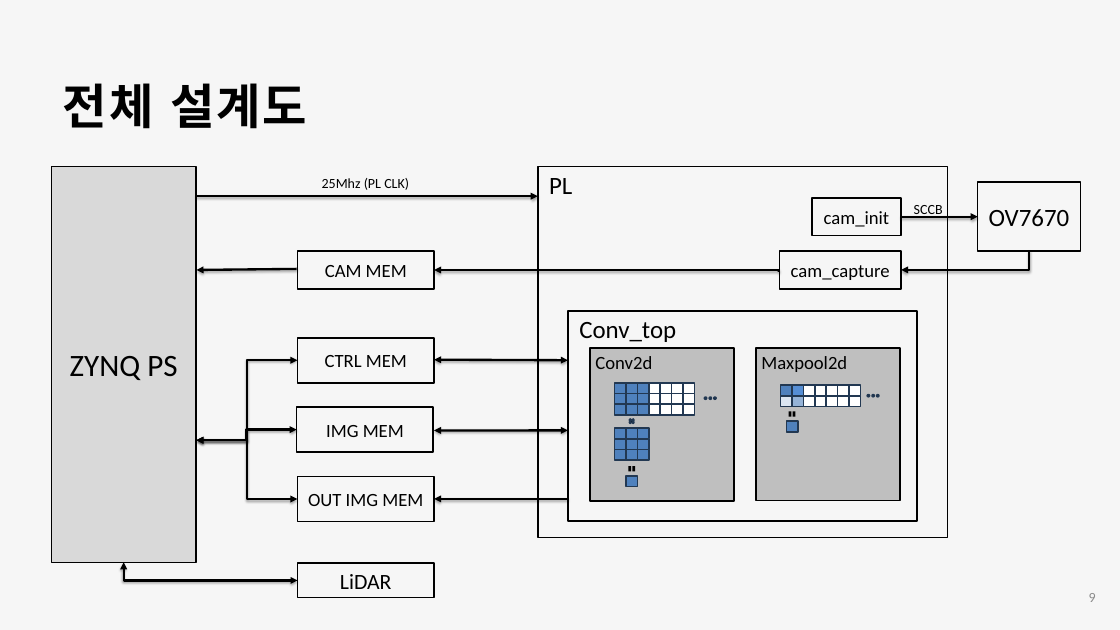
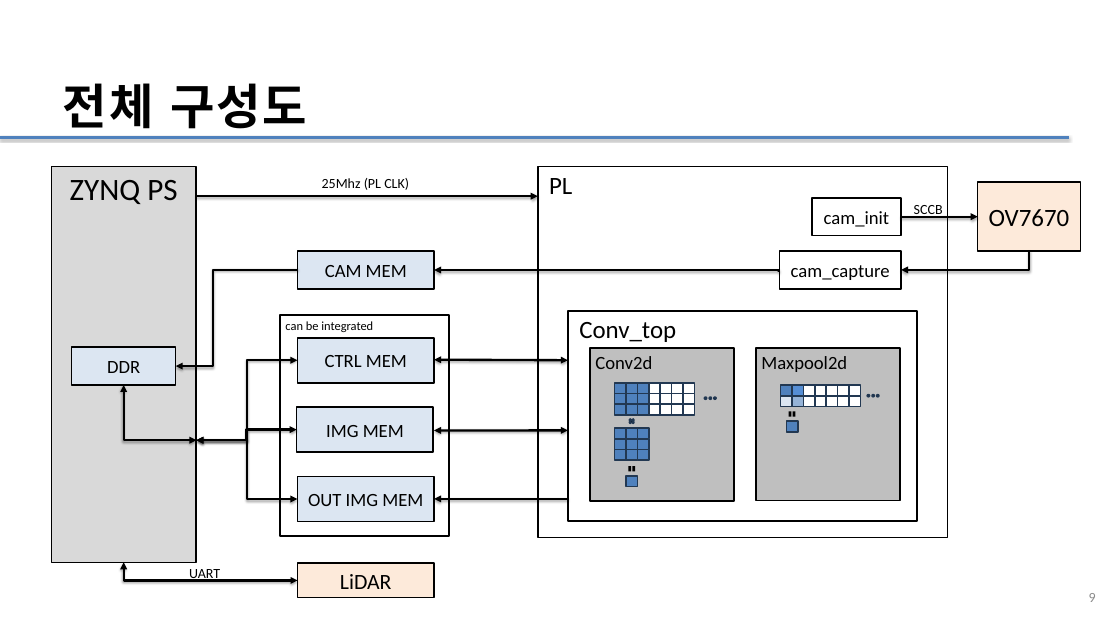
Before and after one commit to Kkumteulyi/2024-CapStone, a slide deck: slide 9 of 캡스톤_(정윤혁,차동근)_1208.pptx. Drawn at 1120x630 pixels with LibreOffice and Linux fonts; fonts in the diff are those of the drawing. Boxes give left, top, right and bottom in pixels: in the first picture for what was removed or moved away, otherwise in the second. Text is boxed around its words. In the diff, an @@ line names an element or a change of style, - is before the commit and + after.

```diff
--- a/캡스톤_(정윤혁,차동근)_1208.pptx
+++ b/캡스톤_(정윤혁,차동근)_1208.pptx
@@ background #F6F6F6 to #FFFFFF @@
@@ text at (63,83,307,137): text changed @@
-전체 설계도
+전체 구성도
@@ line added from (0, 138) to (1068, 138), #4F81BD 3 pt @@
@@ rectangle "ZYNQ PS" at (52,167,196,563): vertical alignment middle to top @@
@@ rectangle "OV7670" at (978,182,1080,251): fill none to #FDEADA @@
@@ arrow removed from (297, 269) to (197, 270) @@
@@ fill none to #DCE6F2 in 4 elements at (297,338,434,382), (297,407,433,452), (297,477,434,521), (297,251,434,288) @@
@@ elbow arrow added from (297, 270) to (176, 366), #000000 3 pt @@
@@ rectangle added at (280,315,449,536), outline #000000 2 pt, 16 pt, text #000000 @@
+can be integrated
@@ rectangle added at (72,347,176,385), fill #DCE6F2, outline #000000 2 pt, 24 pt, text #000000 @@
+DDR
@@ elbow double arrow added from (124, 385) to (197, 440), #000000 3 pt @@
@@ text added at (189,567,220,582), 18 pt, text #000000 @@
+UART
@@ rectangle "LiDAR" at (297,563,434,598): fill none to #FDEADA @@
```
Also in this commit, not shown: 17 other slides changed, 20 slides added, 4 slides removed.
